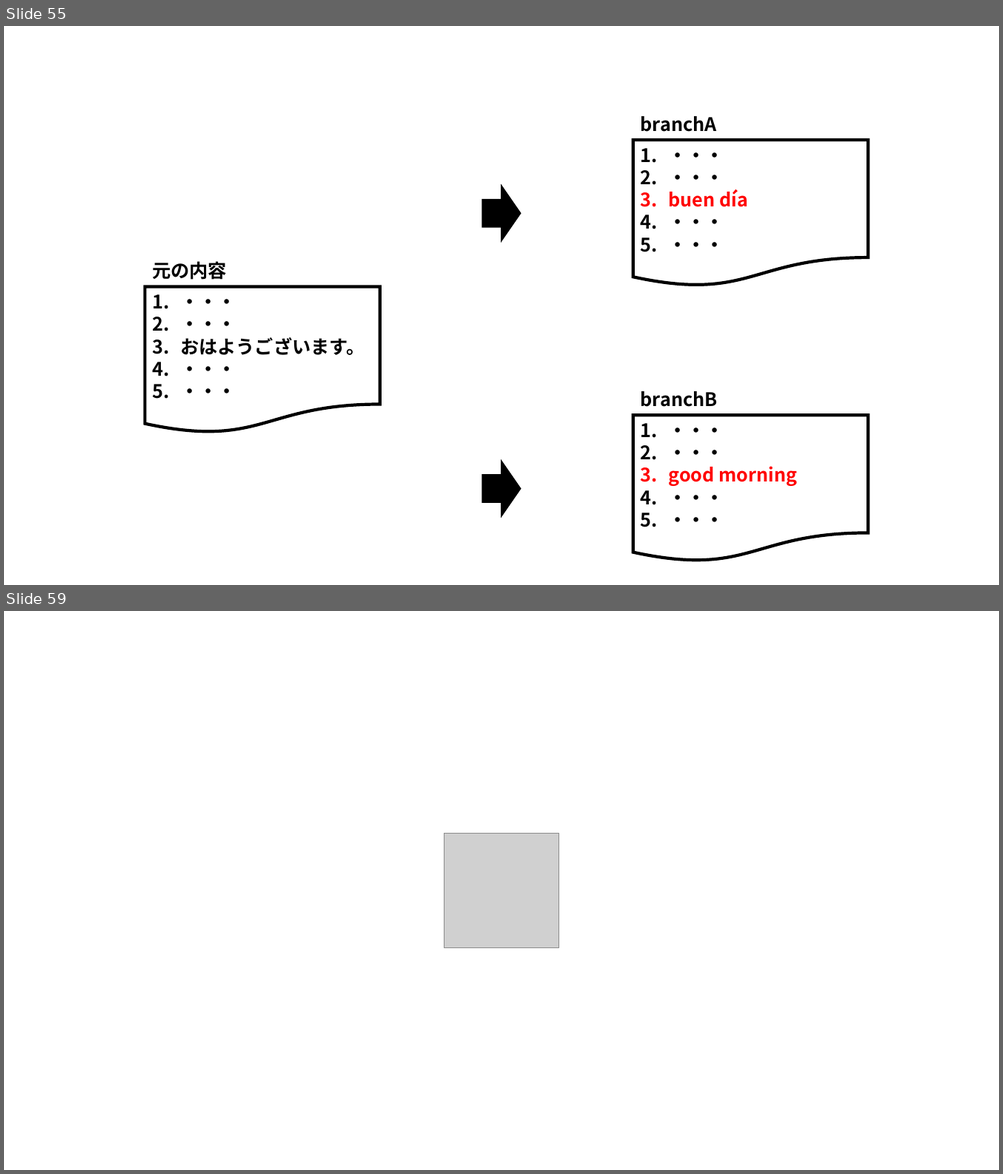
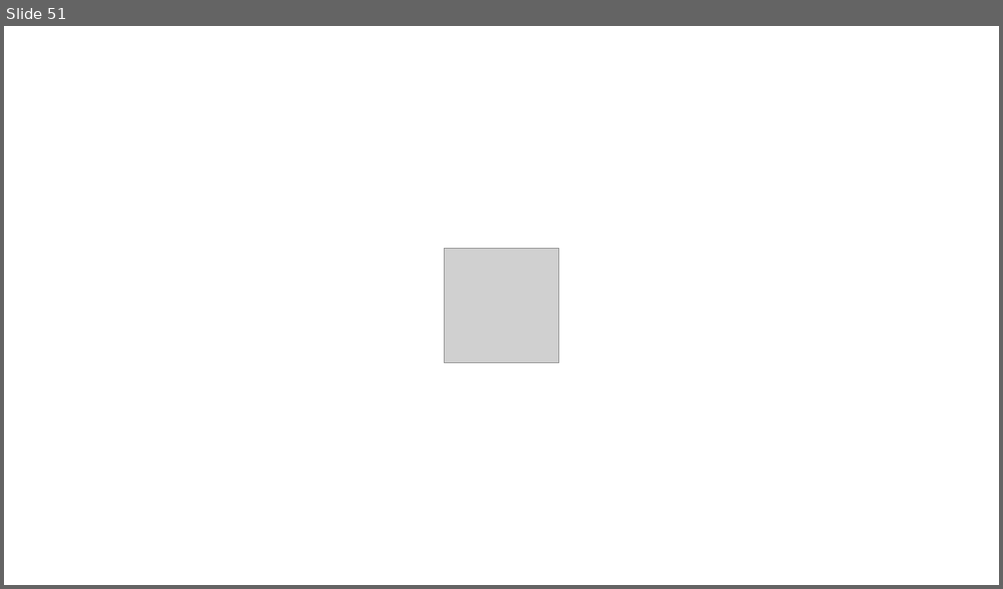
Before and after one commit to nishida2073/ai_navive, a slide deck: 01_テキスト/Git入門_図.pptx. Shown one above the other, each under a label of ours: slides 55 and 59 before the commit, slide 51 after it; the slides between them are not shown. The pictures are 1003x1174 and 1003x589 pixels, drawn with LibreOffice and Linux fonts; fonts in the diff are those of the drawing; grey boxes stand for pictures. Boxes give left, top, right and bottom in pixels: in the first picture for what was removed or moved away, otherwise in the second. Text is boxed around its words. In the diff, an @@ line names an element or a change of style, - is before the commit and + after.

```diff
--- a/01_テキスト/Git入門_図.pptx
+++ b/01_テキスト/Git入門_図.pptx
@@ slide 55 removed at [4, 26, 999, 585], background #FFFFFF @@
@@ text removed at [640, 116, 717, 132] @@
-branchA
@@ flow chart document removed at [633, 140, 868, 287] @@
-1. ・・・
-2. ・・・
-3. buen día
-4. ・・・
-5. ・・・
@@ right arrow removed at [482, 186, 521, 241] @@
@@ text removed at [152, 261, 227, 280] @@
-元の内容
@@ flow chart document removed at [145, 287, 380, 434] @@
-1. ・・・
-2. ・・・
-3. おはようございます。
-4. ・・・
-5. ・・・
@@ text removed at [640, 392, 717, 407] @@
-branchB
@@ flow chart document removed at [633, 415, 868, 562] @@
-1. ・・・
-2. ・・・
-3. good morning
-4. ・・・
-5. ・・・
@@ right arrow removed at [482, 462, 521, 517] @@
@@ what was slide 59 is now slide 51 @@
```
Also in this commit, not shown: 10 slides changed, 1 slide added, 9 other slides removed, 1 other file.
